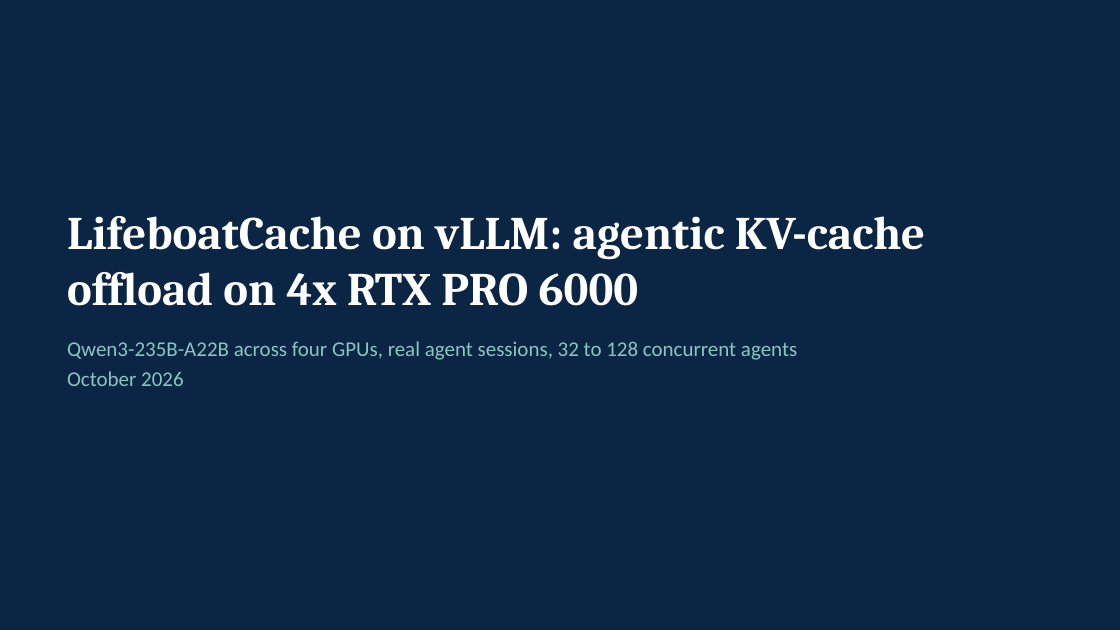
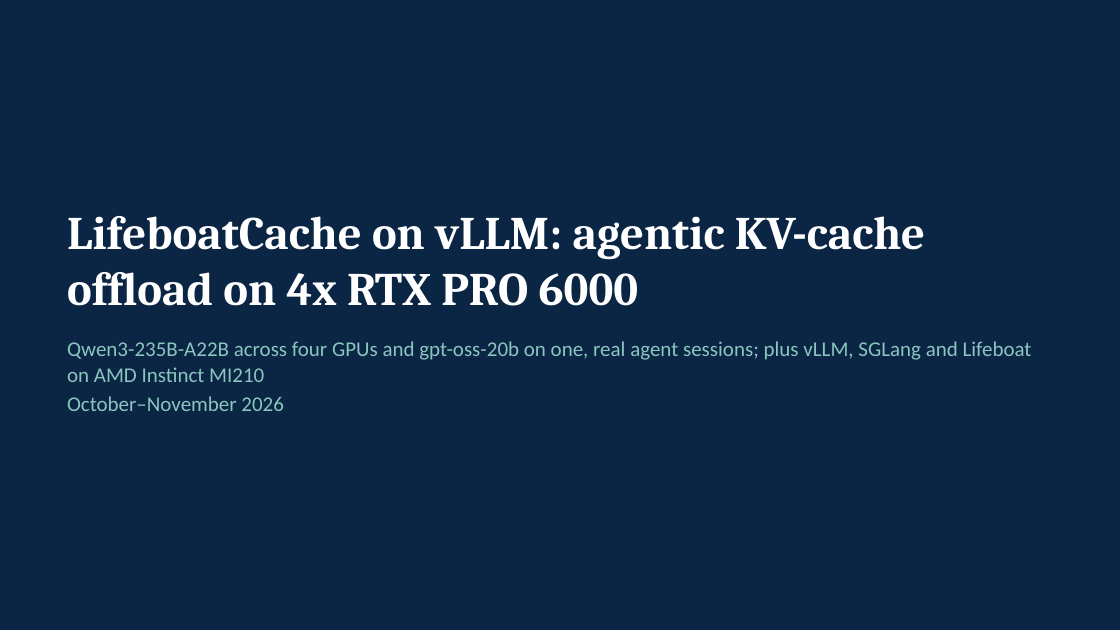
Before and after one commit to IterateAI/LifeboatCacheTest, a slide deck: slide 1 of reports/agentic-4x-rtxpro6000-qwen3-235b-a22b/LifeboatCache_vLLM_Agentic_4xRTXPRO6000.pptx. Drawn at 1120x630 pixels with LibreOffice and Linux fonts; fonts in the diff are those of the drawing. Boxes give left, top, right and bottom in pixels: in the first picture for what was removed or moved away, otherwise in the second. Text is boxed around its words. In the diff, an @@ line names an element or a change of style, - is before the commit and + after.

```diff
--- a/reports/agentic-4x-rtxpro6000-qwen3-235b-a22b/LifeboatCache_vLLM_Agentic_4xRTXPRO6000.pptx
+++ b/reports/agentic-4x-rtxpro6000-qwen3-235b-a22b/LifeboatCache_vLLM_Agentic_4xRTXPRO6000.pptx
@@ text at (67, 341, 1032, 411): text changed @@
-Qwen3-235B-A22B across four GPUs, real agent sessions, 32 to 128 concurrent agents
-October 2026
+Qwen3-235B-A22B across four GPUs and gpt-oss-20b on one, real agent sessions; plus vLLM, SGLang and Lifeboat on AMD Instinct MI210
+October–November 2026
```
Also in this commit, not shown: 6 slides added, 58 other files.
